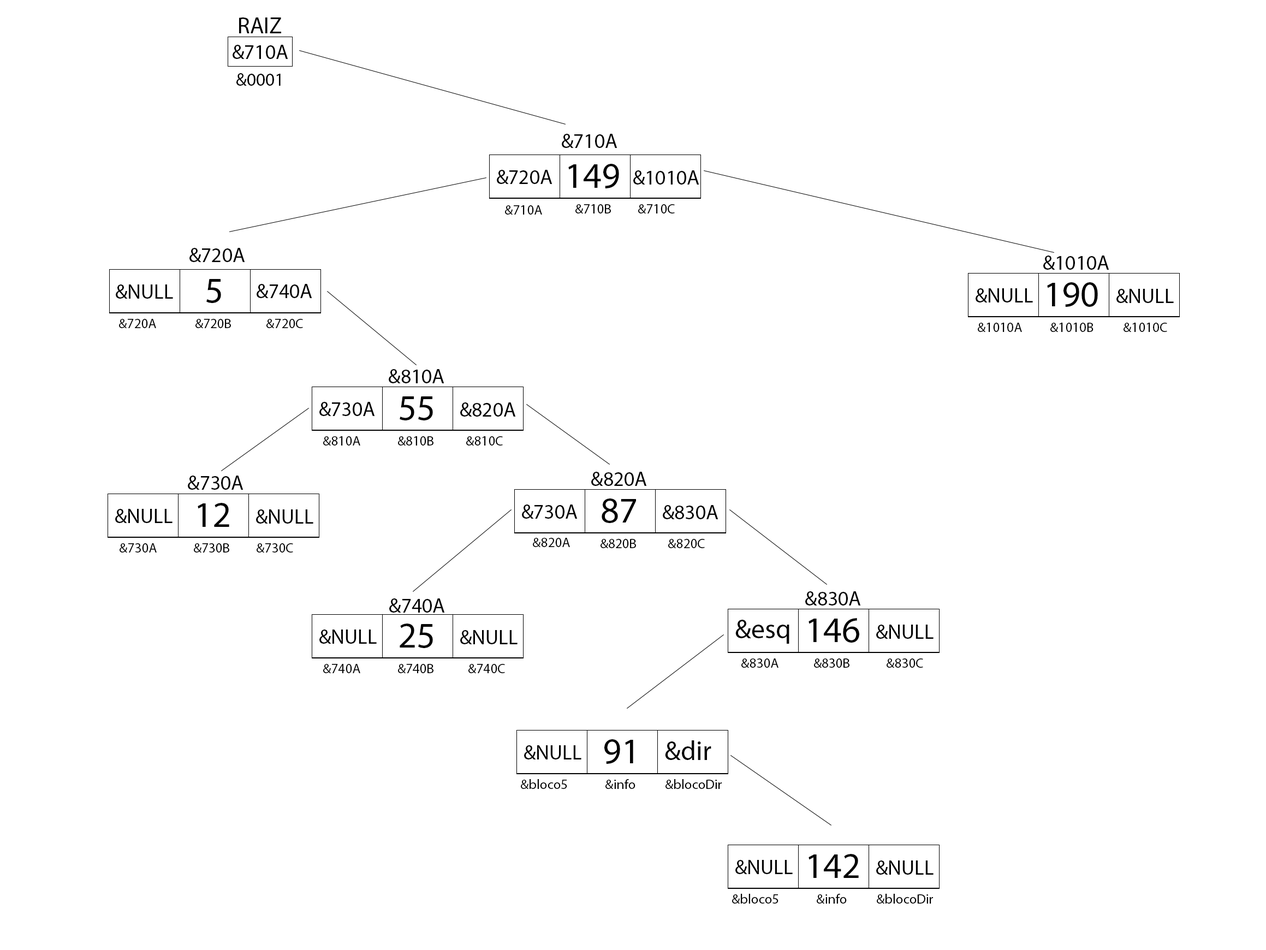
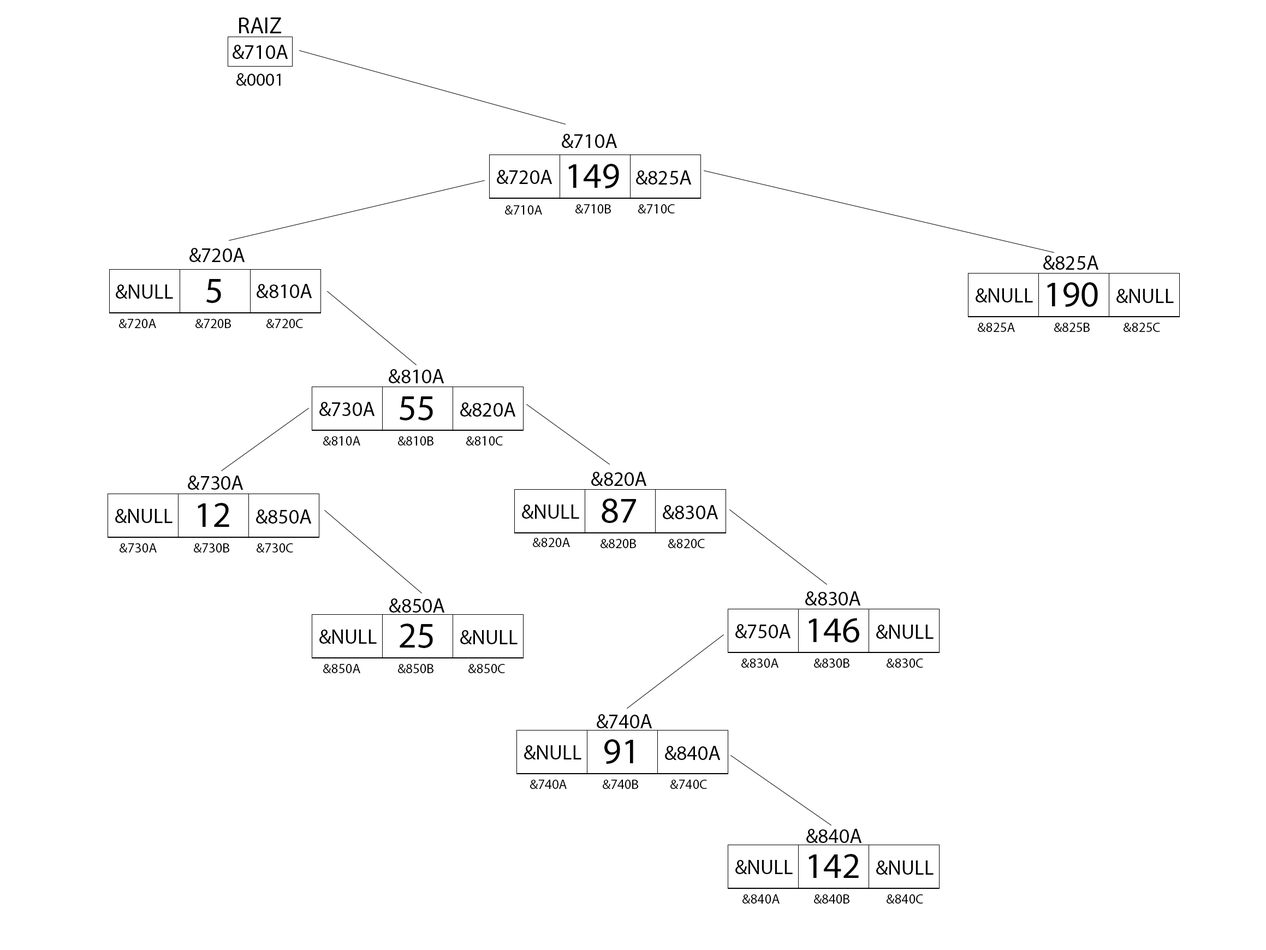
Layer changes from the first 1266x950 image to the second:
painted on "Forma 6" over left=324, top=509, right=512, bottom=594
painted on "Forma 2" over left=228, top=177, right=487, bottom=241
added layer "&840A copiar" in group "142" over left=806, top=828, right=863, bottom=844
renamed "&blocoDir" to "&840C", painted on it over left=877, top=893, right=934, bottom=904
renamed "&info" to "&840B", painted on it over left=814, top=893, right=850, bottom=904
renamed "&bloco5" to "&840A", painted on it over left=732, top=893, right=780, bottom=904
added layer "&740A" (1st of 2, in "91") in group "91" over left=596, top=714, right=653, bottom=729
renamed "&blocoDir" to "&740C", painted on it over left=665, top=779, right=722, bottom=790
renamed "&info" to "&740B", painted on it over left=602, top=779, right=639, bottom=790
renamed "&bloco5" to "&740A", painted on it over left=520, top=779, right=568, bottom=790
renamed "&dir" to "&840A", painted on it over left=665, top=740, right=721, bottom=761
renamed "&esq" to "&750A", painted on it over left=735, top=619, right=792, bottom=644
renamed "&730A" to "&NULL", painted on it over left=534, top=504, right=580, bottom=519
renamed "&740A" to "&850A", painted on it over left=401, top=599, right=423, bottom=613
renamed "&NULL" to "&850A", painted on it over left=268, top=509, right=314, bottom=524
renamed "&740A" to "&810A", painted on it over left=269, top=284, right=290, bottom=299
renamed "&1010A copiar" to "&825A", painted on it over left=1055, top=255, right=1110, bottom=270
renamed "&1010C" to "&825C", painted on it over left=1132, top=322, right=1168, bottom=333
renamed "&1010B" to "&825B", painted on it over left=1050, top=322, right=1094, bottom=333
renamed "&1010A" to "&825A", painted on it over left=986, top=322, right=1023, bottom=333
renamed "&1010A" to "&825A", painted on it over left=633, top=170, right=700, bottom=185
…and 3 more changes (3 painted, 3 renamed)
